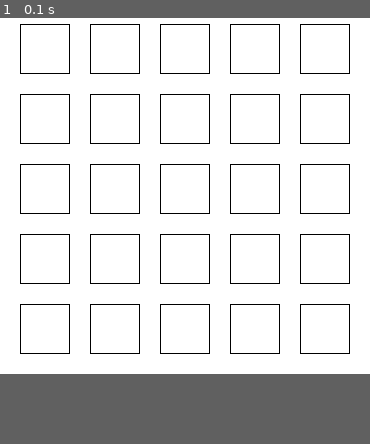
Above: before the commit, frame 1.
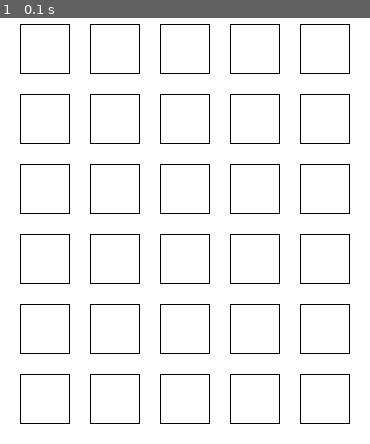
Above: after the commit, the same moment.

Repository: agr17/pygame-wordle
Game: pygame game, started from src/main.py
Two runs of this game, one before a commit and one after it. Both use one fixed random seed, a clock stepped at 60 frames per second and the inputs below.
Inputs:
- Up to frame 1 (0.1 s): no input
In our replay, the window is 370x370 before the commit and 370x440 after it. These sizes can differ from the game's own. Grey fills any space a smaller window leaves; there, only what the larger window draws over its background counts as a difference.

The runs differ from the first frame. In frame 1, 0.6% of the frame differs, in the area x 5-95%, y 83-96%.

Commit message:
Change the number of attempts, now it is an option in constants.py

Diff:
--- a/src/constants.py
+++ b/src/constants.py
@@ -1,16 +1,12 @@
 # Game config
 
 WORD_LENGTH = 5
-WORDS_LIST = '../data/words.txt'
+ATTEMPTS = 6
+WORDS_LIST = f'../data/words_{WORD_LENGTH}.txt'
 
 # Text fonts
 
 BOX_TEXT_FONT = "../fonts/ClearSans-Bold.ttf"
-
-# Screen
-
-SCREEN_WIDTH = 370
-SCREEN_HEIGHT = 370
 
 # Box dims and separations
 
--- a/src/main.py
+++ b/src/main.py
@@ -13,14 +13,16 @@
     pygame.display.set_icon(icon)
 
     # Screen
-    screen = pygame.display.set_mode((SCREEN_WIDTH, SCREEN_HEIGHT))
+    screen_width = WORD_LENGTH * (BLOCK_SIZE + SEPARATION) + SEPARATION
+    screen_height = ATTEMPTS * (BLOCK_SIZE + SEPARATION) + SEPARATION
+    screen = pygame.display.set_mode((screen_width, screen_height))
     screen.fill(WHITE)
 
     # Wordle
     words_str = open(WORDS_LIST).read()
     word_list = words_str.split(',')
     target_word = word_list[random.randint(0, len(word_list) - 1)]
-    wordle = Wordle(screen, WORD_LENGTH, target_word)
+    wordle = Wordle(screen, WORD_LENGTH, ATTEMPTS, target_word)
 
     # Game loop
     running = True
@@ -31,7 +33,7 @@
 
             if not wordle.finished:
                 # Get the key if is a letter
-                if event.type == pygame.KEYDOWN and 97 <= event.key <= 122:
+                if event.type == pygame.KEYDOWN and 97 <= event.key <= 122: # ascii code from a to z
                     wordle.write_letter(pygame.key.name(event.key))
 
                 if event.type == pygame.KEYDOWN and event.key == pygame.K_BACKSPACE:
--- a/src/wordle.py
+++ b/src/wordle.py
@@ -4,9 +4,10 @@
 
 
 class Wordle:
-    def __init__(self, screen, word_length, target_word):
+    def __init__(self, screen, word_length, attemps, target_word):
         self.screen = screen
         self.word_length = word_length
+        self.attemps = attemps
         self.target_word = target_word.upper()
 
         self.actual_line = 0
@@ -41,7 +42,7 @@
             if win:
                 self.finished = True
                 print('You win!')
-            elif self.actual_line == self.word_length - 1:
+            elif self.actual_line == self.attemps - 1:
                 self.finished = True
                 print('You lose!')
             else:
@@ -51,7 +52,7 @@
             print('You must finish the line!')
 
     def _create_level(self):
-        for j in range(self.word_length):
+        for j in range(self.attemps):
 
             grid_line = []
 
Renamed: data/words.txt -> data/words_5.txt
Binary file changed: imgs/screenshot.PNG
